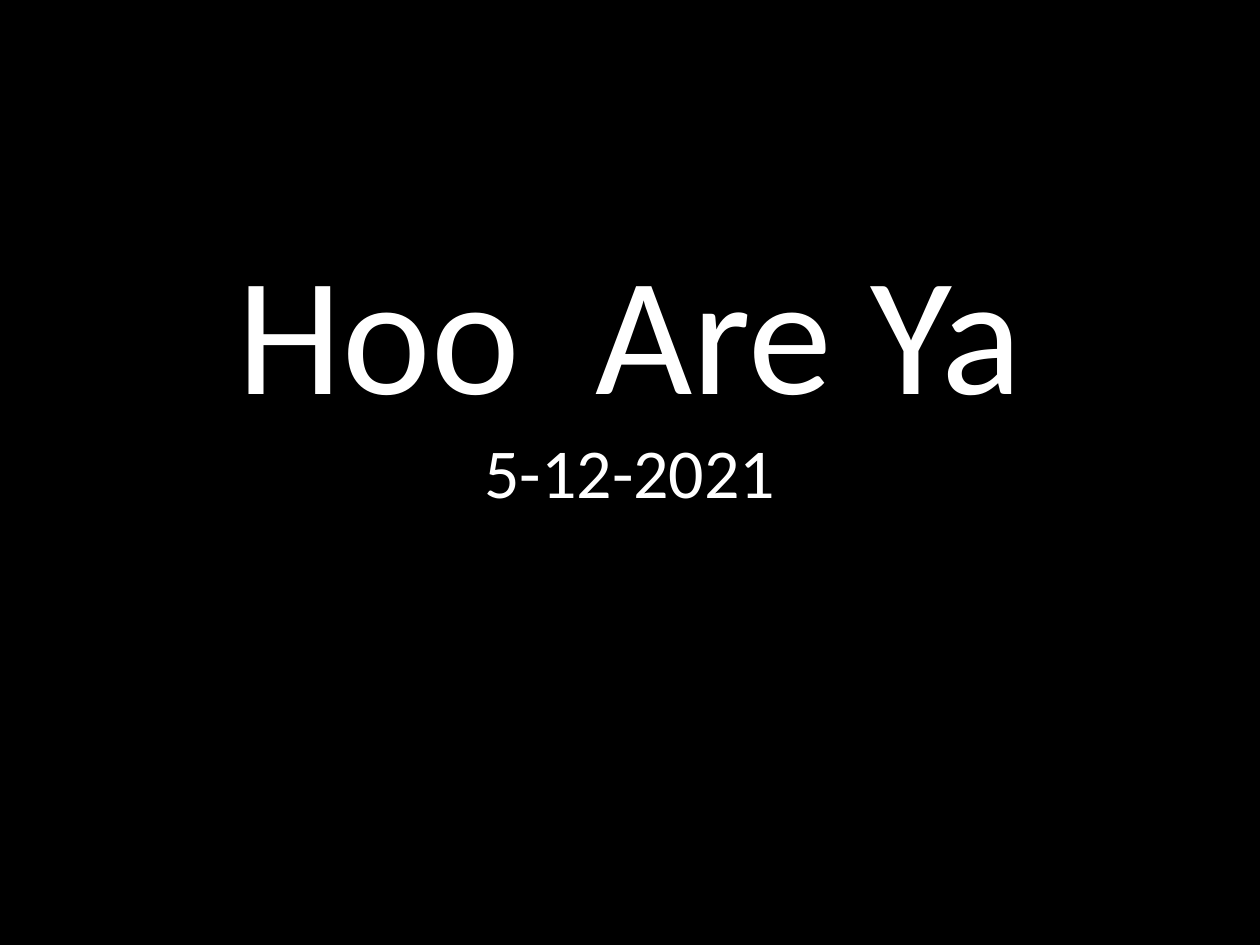
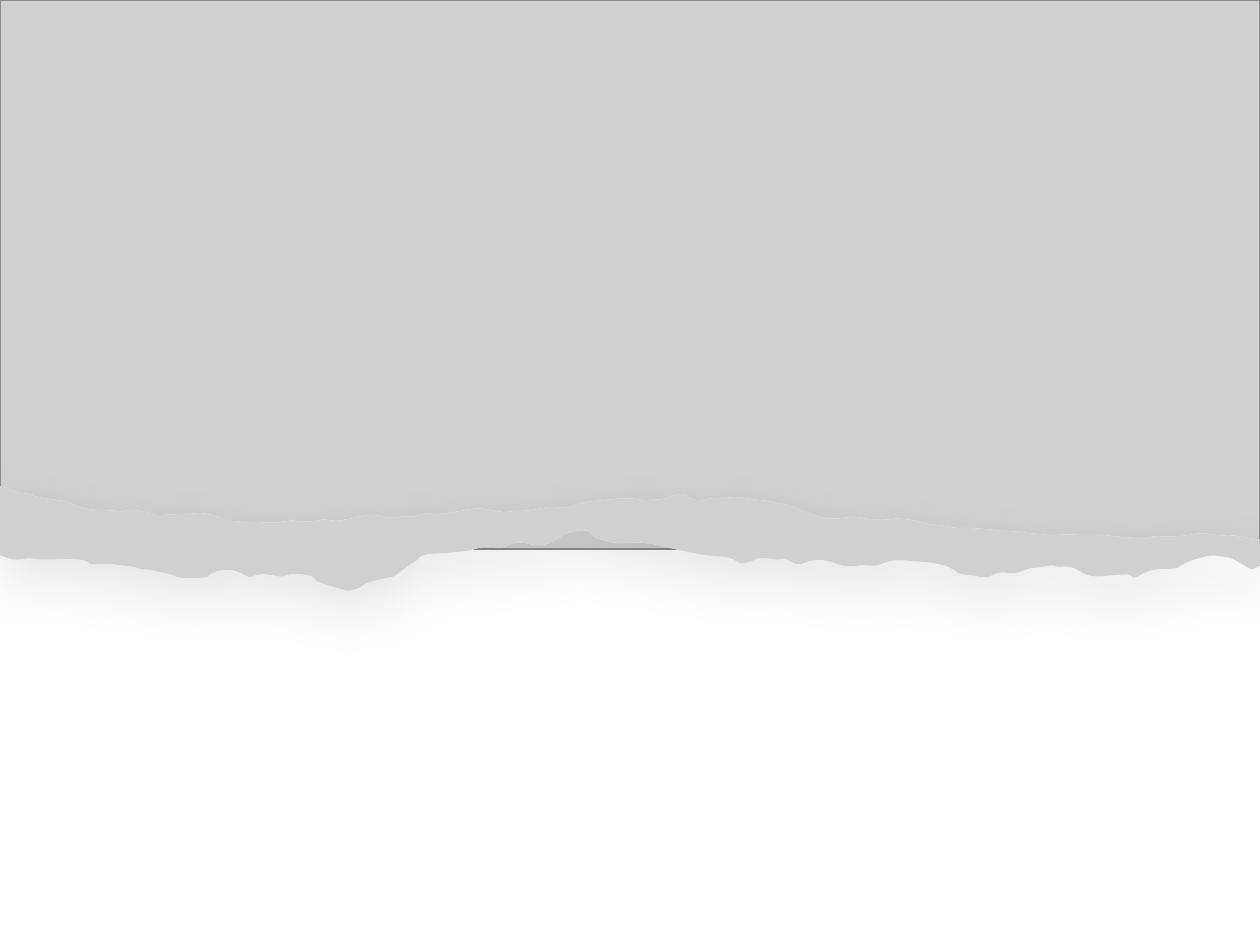
Before and after one commit to hoo-are-ya/worship, a slide deck: slide 1 of docs/songs_5-12-2021.pptx. Drawn at 1260x945 pixels with LibreOffice and Linux fonts; fonts in the diff are those of the drawing; grey boxes stand for pictures. Boxes give left, top, right and bottom in pixels: in the first picture for what was removed or moved away, otherwise in the second. Text is boxed around its words. In the diff, an @@ line names an element or a change of style, - is before the commit and + after.

```diff
--- a/docs/songs_5-12-2021.pptx
+++ b/docs/songs_5-12-2021.pptx
@@ background #000000 to #FFFFFF @@
@@ picture added at box(0, 0, 1260, 549) @@
@@ text removed at box(238, 286, 1021, 499) @@
-Hoo Are Ya
-5-12-2021
@@ freeform shape added at box(0, 486, 1260, 591), fill #FFFFFF @@
@@ picture added at box(0, 486, 1260, 591) @@
```
Also in this commit, not shown: 5 slides added, 1 other file.
